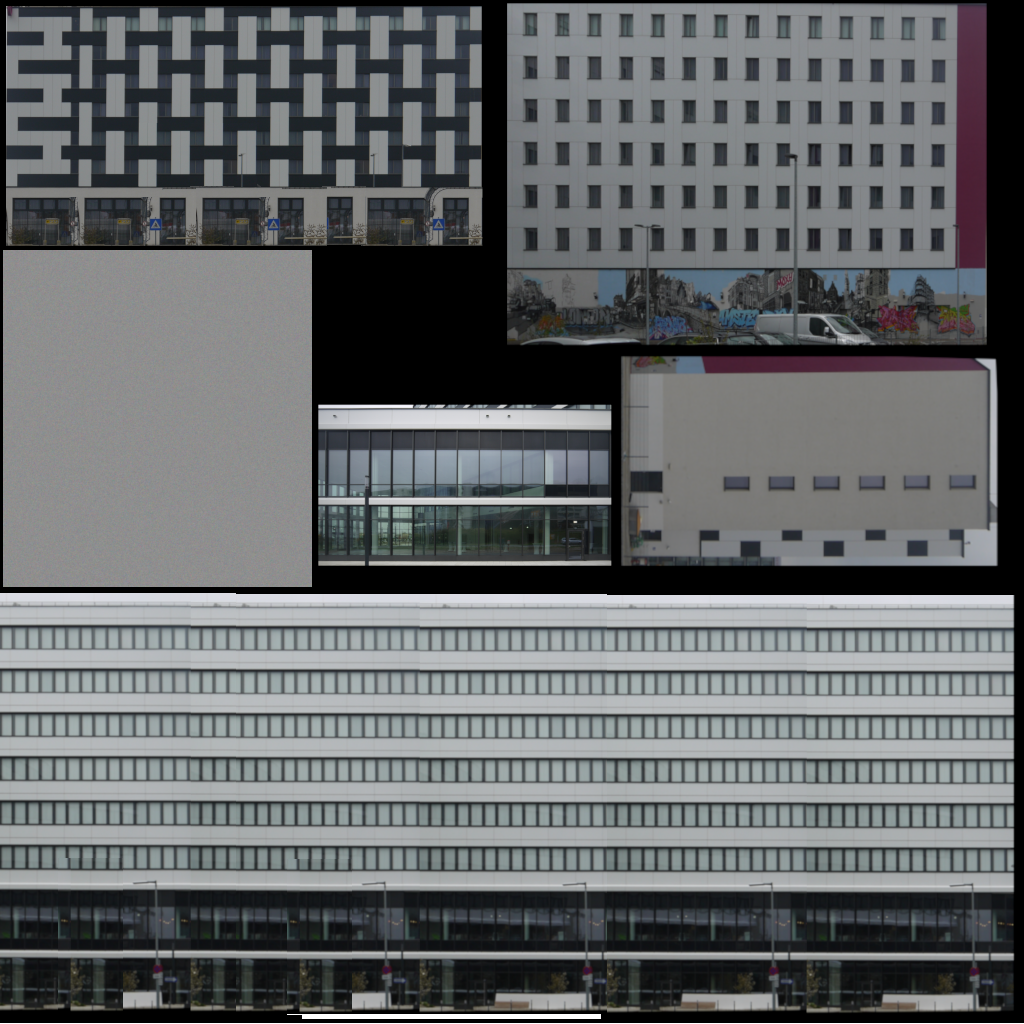
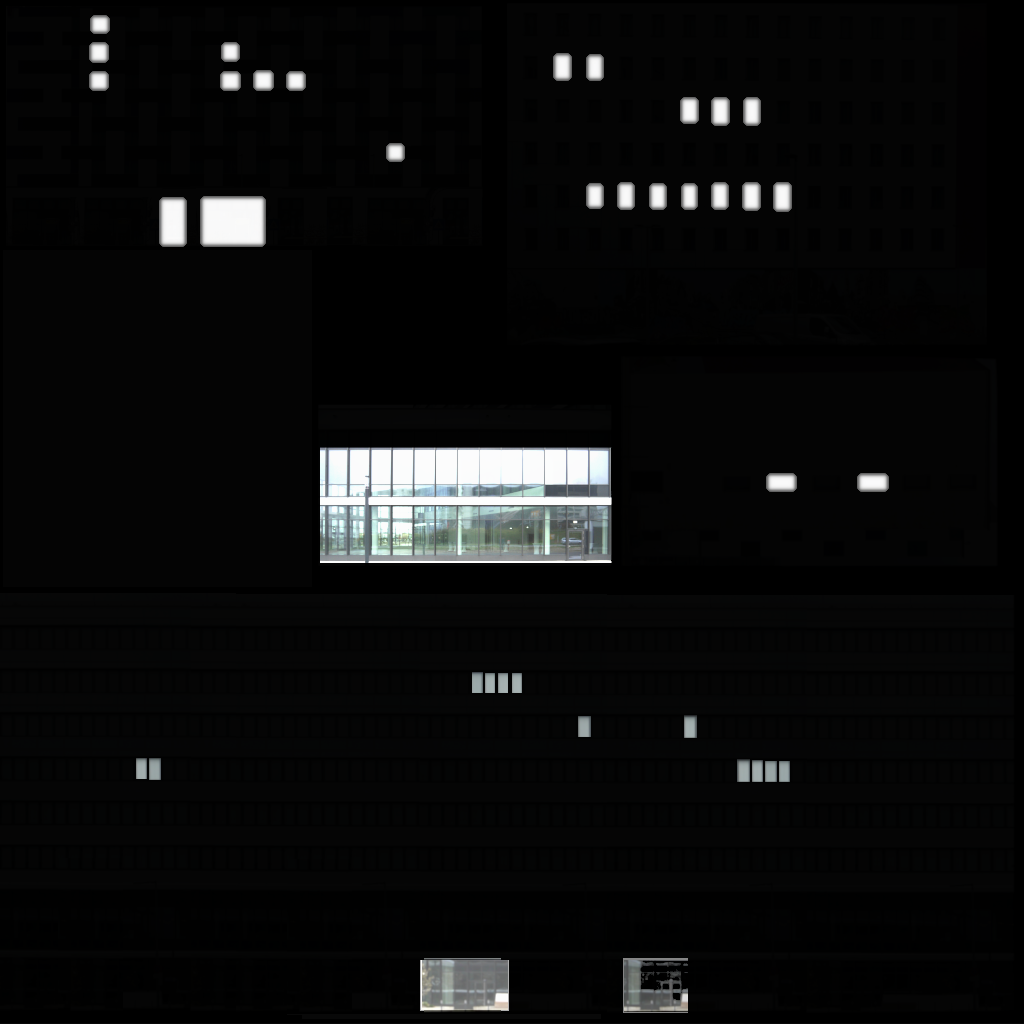
Comparing the layer stacks of the two 1024x1024 images. Changes:
added layer "Layer" (97%) above "Background" over (0, 3, 1024, 1024)
